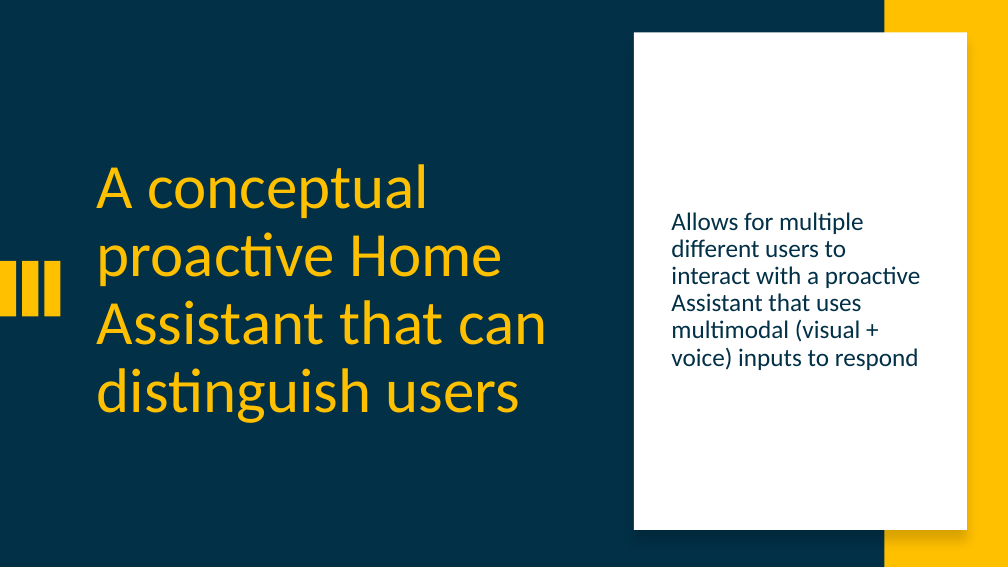
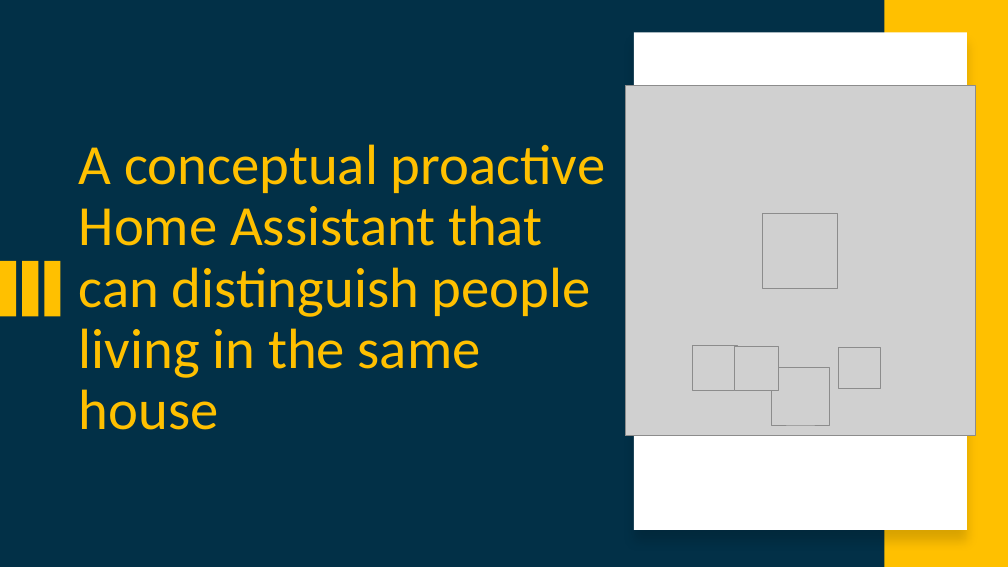
Before and after one commit to attennig/MultimodalMultiuserHomeAssistant, a slide deck: slide 2 of Multimodal personalized multiuser Home Assistant.pptx. Drawn at 1008x567 pixels with LibreOffice and Linux fonts; fonts in the diff are those of the drawing; grey boxes stand for pictures. Boxes give left, top, right and bottom in pixels: in the first picture for what was removed or moved away, otherwise in the second. Text is boxed around its words. In the diff, an @@ line names an element or a change of style, - is before the commit and + after.

```diff
--- a/Multimodal personalized multiuser Home Assistant.pptx
+++ b/Multimodal personalized multiuser Home Assistant.pptx
@@ picture added at (625, 85, 975, 436) @@
@@ title at (79, 144, 605, 430): text changed; size 60 to 54 pt @@
-A conceptual proactive Home Assistant that can distinguish users
+A conceptual proactive Home Assistant that can distinguish people living in the same house
@@ text removed at (671, 212, 920, 370) @@
-Allows for multiple different users to interact with a proactive Assistant that uses multimodal (visual + voice) inputs to respond
@@ picture added at (762, 213, 838, 289) @@
@@ picture added at (693, 346, 737, 390) @@
@@ picture added at (734, 346, 779, 391) @@
@@ picture added at (839, 347, 880, 389) @@
@@ picture added at (772, 368, 830, 425) @@
```
Also in this commit, not shown: 12 other slides changed, 4 slides added, 6 slides removed, 1 other file.
